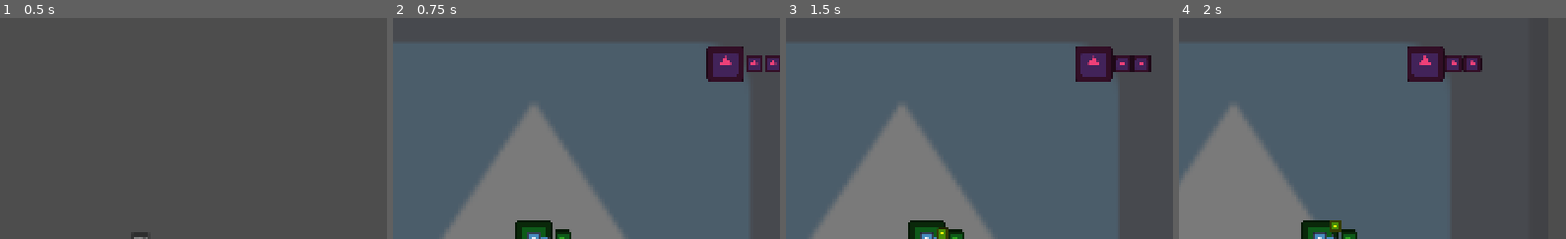
Above: before the commit, frames 1-4 (left to right).
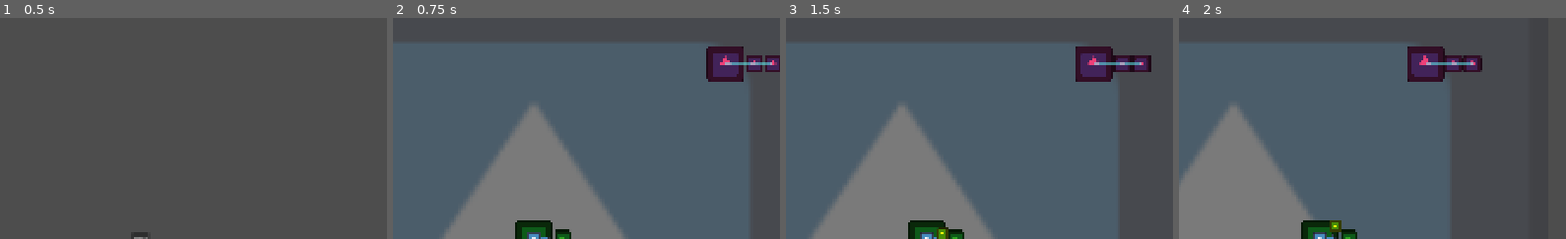
Above: after the commit, the same moments.

Repository: gerep/godot-wild-jam
Game: Godot game, scene res://game/game.tscn
Same seed, same stepped clock (60 frames per second), same inputs: the game is played once before the commit and once after it. The engine's default icon, where the game draws it, is replaced by a stand-in: a white triangle on a blue panel in a dark square.
Inputs (mouse positions are % of the whole screen's width and height, from its top left):
- Up to frame 1 (0.5 s): no input
- Up to frame 2 (0.75 s): click "Play" at 0.5 s
- Up to frame 3 (1.5 s): tap Enter at 1.25 s; move the mouse to (73, 45) at 1.27 s; press the mouse at (73, 45) at 1.28 s; hold D (move_right) from 1.28 s (still down)
- Up to frame 4 (2 s): keep holding D (move_right)
The pictures show only the part of the screen within x 33-83%, y 0-50%; the shares and areas given below are measured in that part.

Frame 1 is identical in both runs. In frame 2, 0.2% of the frame differs, in the area x 85-98%, y 20-22%; in frame 3, 0.2%; in frame 4, 0.2%.

Commit message:
Fix core connectors drawing

Diff:
--- a/game/ship_skeleton/ship_skeleton.gd
+++ b/game/ship_skeleton/ship_skeleton.gd
@@ -89,6 +89,7 @@
 		cell_connector.points = my_array
 
 		cell_connectors.add_child(cell_connector)
+		cell_connector.owner = self
 
 		colliding_cell.core_parents.clear()
 		colliding_cell.core_parents.append(cell)
--- a/game/ship_skeleton/ships/basic_enemy_ship.tscn
+++ b/game/ship_skeleton/ships/basic_enemy_ship.tscn
@@ -2,18 +2,19 @@
 
 [ext_resource type="PackedScene" uid="uid://bf4ndmq7p4rge" path="res://game/ship_skeleton/ship_skeleton.tscn" id="1_qnsh4"]
 [ext_resource type="PackedScene" uid="uid://73o17dpehsvx" path="res://game/ship_skeleton/cell/cell.tscn" id="2_bcme0"]
+[ext_resource type="PackedScene" uid="uid://cdeg2ih3g8ys4" path="res://game/ship_skeleton/cell_connector/cell_connector.tscn" id="3_6lbsd"]
 
-[sub_resource type="CapsuleShape2D" id="CapsuleShape2D_v7g1m"]
+[sub_resource type="CapsuleShape2D" id="CapsuleShape2D_qnsh4"]
 resource_local_to_scene = true
 radius = 21.0
 height = 42.0
 
-[sub_resource type="CapsuleShape2D" id="CapsuleShape2D_6lbsd"]
+[sub_resource type="CapsuleShape2D" id="CapsuleShape2D_bcme0"]
 resource_local_to_scene = true
 radius = 21.0
 height = 42.0
 
-[sub_resource type="CapsuleShape2D" id="CapsuleShape2D_qnsh4"]
+[sub_resource type="CapsuleShape2D" id="CapsuleShape2D_dxswk"]
 resource_local_to_scene = true
 radius = 45.0
 height = 90.0
@@ -59,7 +60,19 @@
 collision_layer = 524289
 
 [node name="CollisionShape2D" parent="Core/Hurtbox2D" index="0" unique_id=2074960276]
-shape = SubResource("CapsuleShape2D_qnsh4")
+shape = SubResource("CapsuleShape2D_dxswk")
+
+[node name="@Line2D@24619" type="Line2D" parent="CellConnectors" parent_id_path=PackedInt32Array(1905180700) index="0" unique_id=56162775 instance=ExtResource("3_6lbsd")]
+points = PackedVector2Array(0, 0, 70, 0)
+closed = true
+width = 4.0
+default_color = Color(0.3882353, 1, 1, 0.5019608)
+
+[node name="@Line2D@24620" type="Line2D" parent="CellConnectors" parent_id_path=PackedInt32Array(1905180700) index="1" unique_id=1290064678 instance=ExtResource("3_6lbsd")]
+points = PackedVector2Array(70, 0, 116, 0)
+closed = true
+width = 4.0
+default_color = Color(0.3882353, 1, 1, 0.5019608)
 
 [editable path="Cell"]
 [editable path="Cell/Hurtbox2D"]
--- a/game/ship_skeleton/ships/basic_player_ship.tscn
+++ b/game/ship_skeleton/ships/basic_player_ship.tscn
@@ -4,8 +4,9 @@
 [ext_resource type="PackedScene" uid="uid://73o17dpehsvx" path="res://game/ship_skeleton/cell/cell.tscn" id="2_oj6ym"]
 [ext_resource type="Script" uid="uid://b8q0gvn2dj335" path="res://game/ship_skeleton/cell_modifications/base_player_turret.gd" id="3_tw0ep"]
 [ext_resource type="Texture2D" uid="uid://1ml5obg52a88" path="res://icon.svg" id="4_nvvbi"]
+[ext_resource type="PackedScene" uid="uid://cdeg2ih3g8ys4" path="res://game/ship_skeleton/cell_connector/cell_connector.tscn" id="5_kwog3"]
 
-[sub_resource type="CapsuleShape2D" id="CapsuleShape2D_gecbi"]
+[sub_resource type="CapsuleShape2D" id="CapsuleShape2D_fwr2t"]
 resource_local_to_scene = true
 radius = 45.0
 height = 90.0
@@ -39,5 +40,11 @@
 [node name="ShootingPos" type="Marker2D" parent="Core/BasePlayerTurret" index="2" unique_id=247378389]
 position = Vector2(39, 0)
 
+[node name="CellConnector" type="Line2D" parent="CellConnectors" parent_id_path=PackedInt32Array(1905180700) index="0" unique_id=56162775 instance=ExtResource("5_kwog3")]
+points = PackedVector2Array(0, 0, 70, 0)
+closed = true
+width = 4.0
+default_color = Color(0.3882353, 1, 1, 0.5019608)
+
 [editable path="Core"]
 [editable path="Core/Hurtbox2D"]
Not shown: 2 places in game/ship_skeleton/ships/basic_enemy_ship.tscn that only renumber resources
Not shown: 1 places in game/ship_skeleton/ships/basic_player_ship.tscn that only renumber resources
